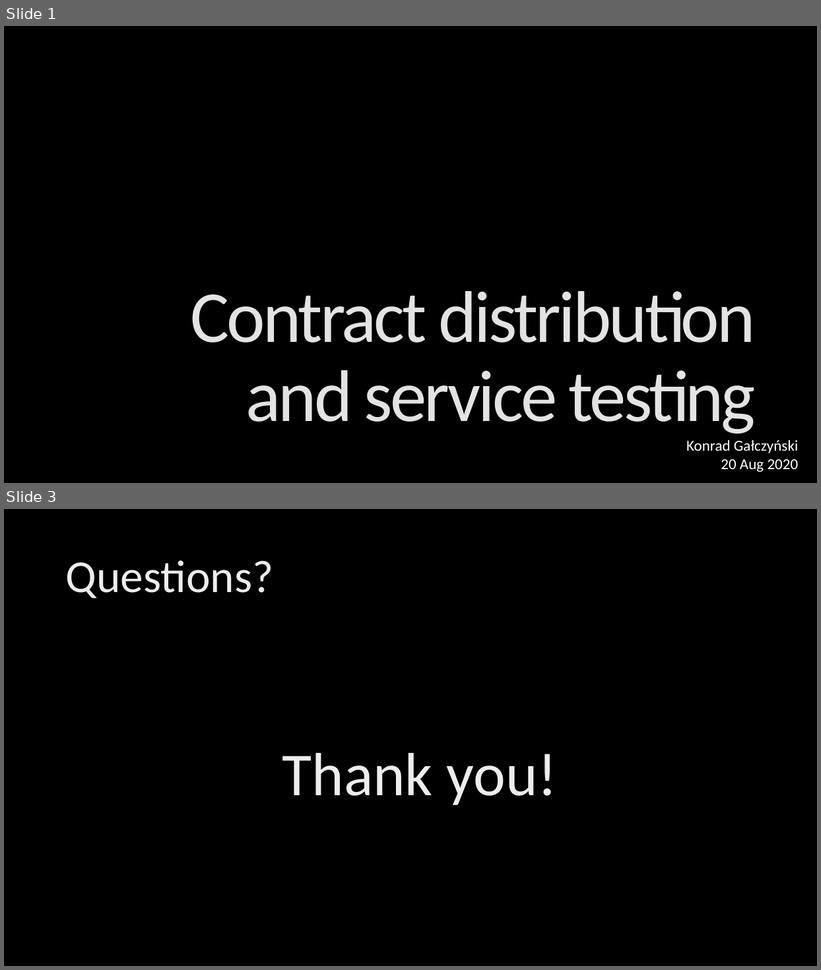
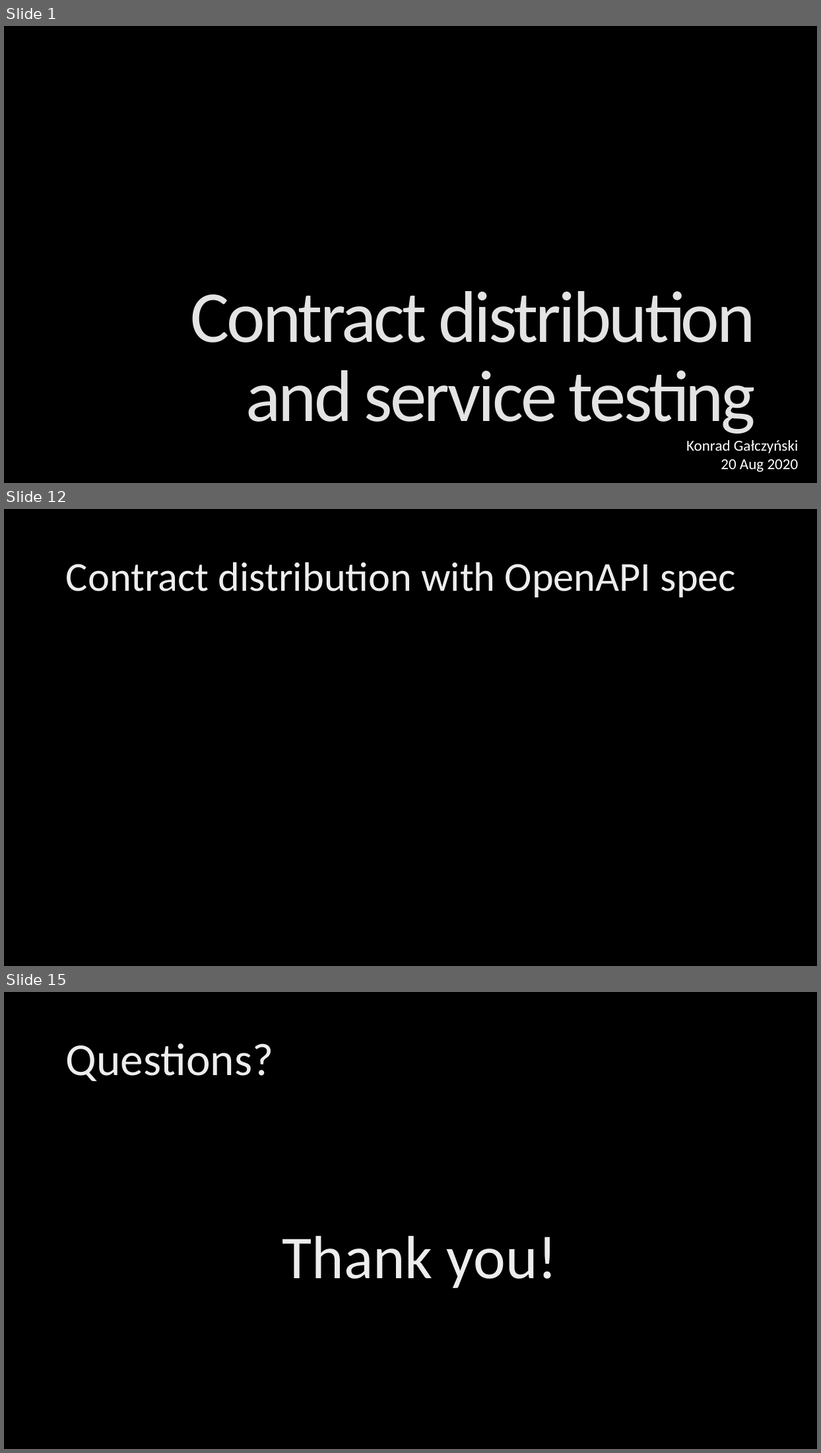
Before and after one commit to KonradGalczynski/Learning, a slide deck: ContractDistribution/ContractDistribution.pptx. Shown one above the other, each under a label of ours: slides 1 and 3 before the commit, slides 1, 12 and 15 after it; the slides between them are not shown. The pictures are 821x970 and 821x1453 pixels, drawn with LibreOffice and Linux fonts; fonts in the diff are those of the drawing; background and template pictures are left out. Boxes give left, top, right and bottom in pixels: in the first picture for what was removed or moved away, otherwise in the second. Text is boxed around its words. In the diff, an @@ line names an element or a change of style, - is before the commit and + after.

Commit message:
contract distribution pptx updated

```diff
--- a/ContractDistribution/ContractDistribution.pptx
+++ b/ContractDistribution/ContractDistribution.pptx
@@ slide 12 added at bbox=[4, 509, 817, 966], background picture (left out) @@
@@ title added at bbox=[66, 562, 736, 597], 48.6 pt, text gradient #BFBFBF to #EDEDED to #FFFFFF @@
+Contract distribution with OpenAPI spec
@@ what was slide 3 is now slide 15 @@
```
Also in this commit, not shown: 13 other slides added, 2 slides removed.
